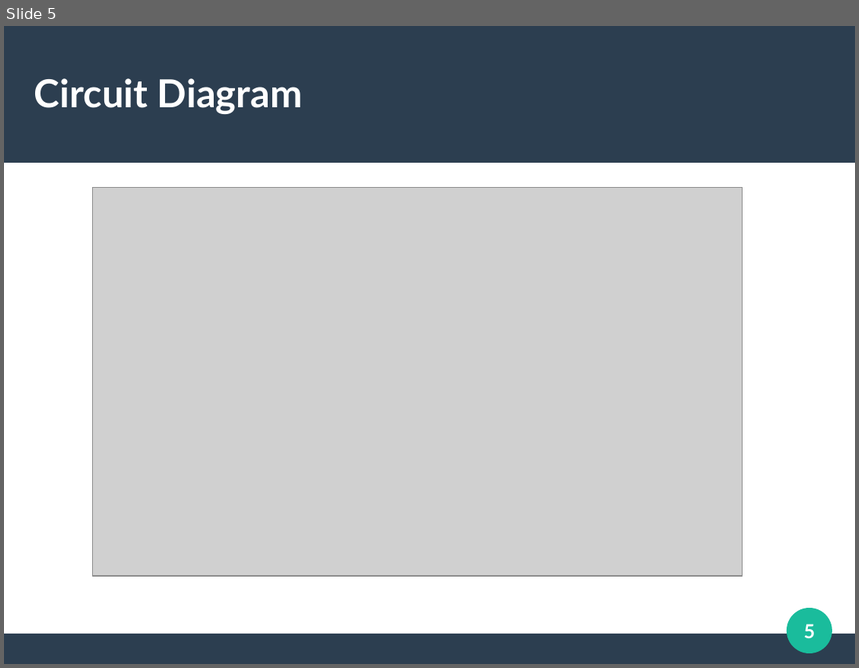
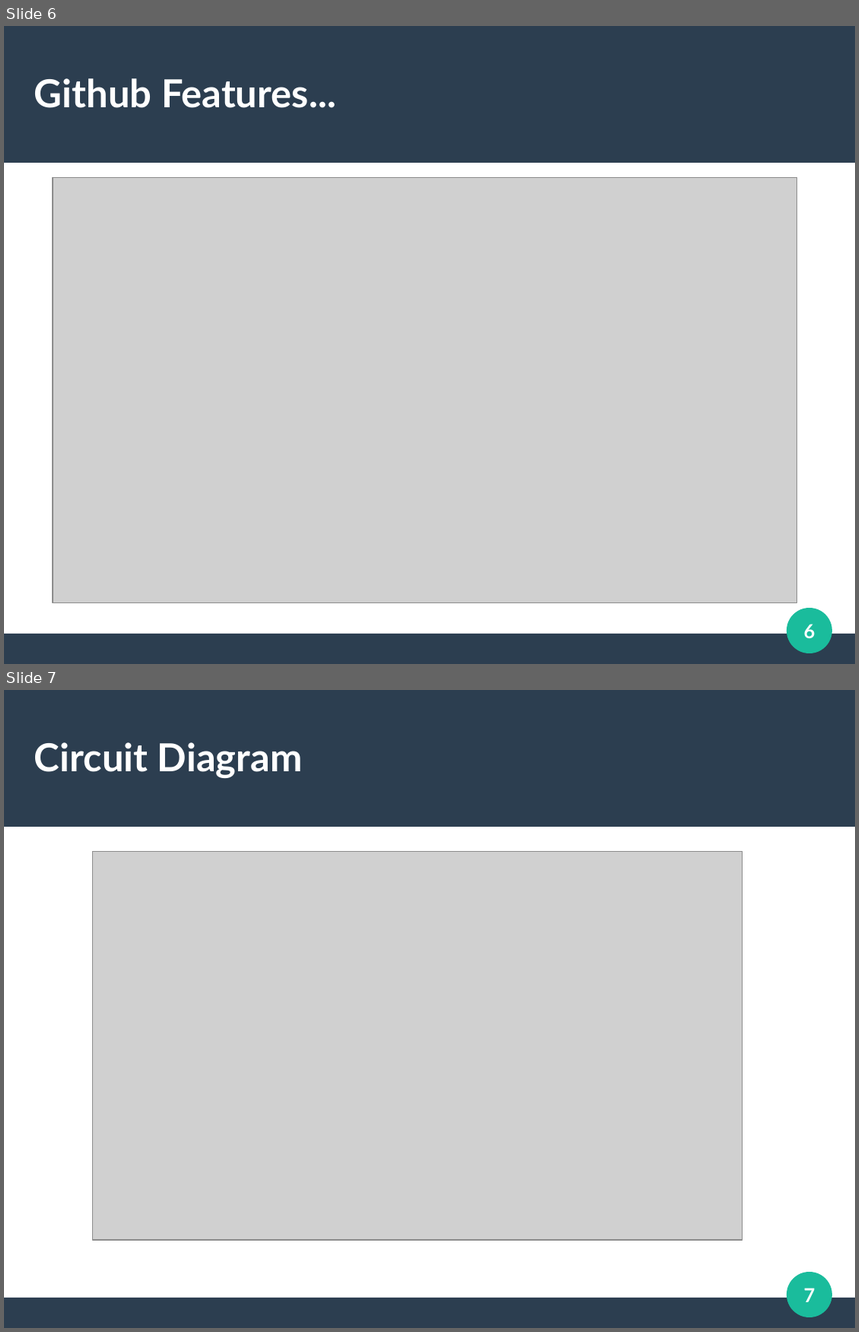
Before and after one commit to iHALOaec/iHALO, a slide deck: docs/iHalo.odp. Shown one above the other, each under a label of ours: slide 5 before the commit, slides 6 and 7 after it. The pictures are 859x668 and 859x1332 pixels, drawn with LibreOffice and Linux fonts; fonts in the diff are those of the drawing; grey boxes stand for pictures. Boxes give left, top, right and bottom in pixels: in the first picture for what was removed or moved away, otherwise in the second. Text is boxed around its words. In the diff, an @@ line names an element or a change of style, - is before the commit and + after.

```diff
--- a/docs/iHalo.odp
+++ b/docs/iHalo.odp
@@ slide 6 added at [4,26,855,664], background #FFFFFF; not listed: 3 template elements that a slide beside it also shows @@
@@ title added at [34,78,336,108], 36 pt, text #FFFFFF, bold @@
+Github Features...
@@ picture added at [53,178,797,604] @@
@@ page number added at [804,624,816,639], 18 pt, text #FFFFFF, bold @@
+6
@@ what was slide 5 is now slide 7 @@
@@ page number at [804,1288,816,1303]: text changed @@
-5
+7
```
Also in this commit, not shown: 2 slides changed, 3 other slides added, 1 slide removed, 1 other file.
